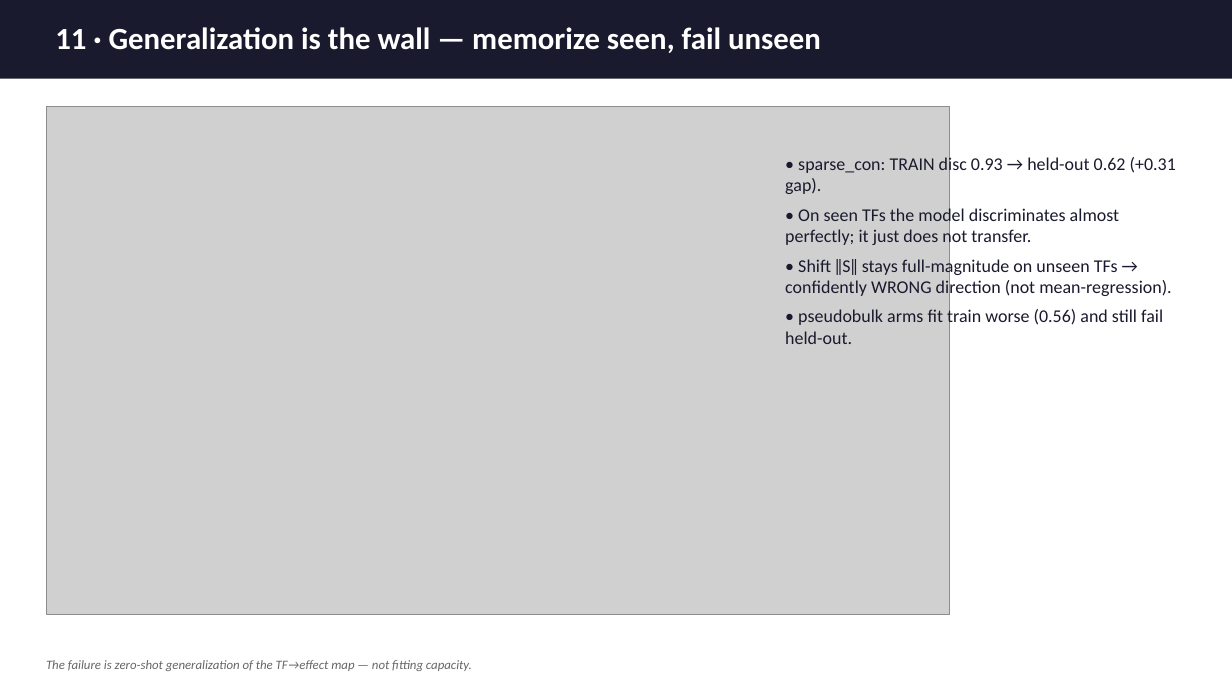
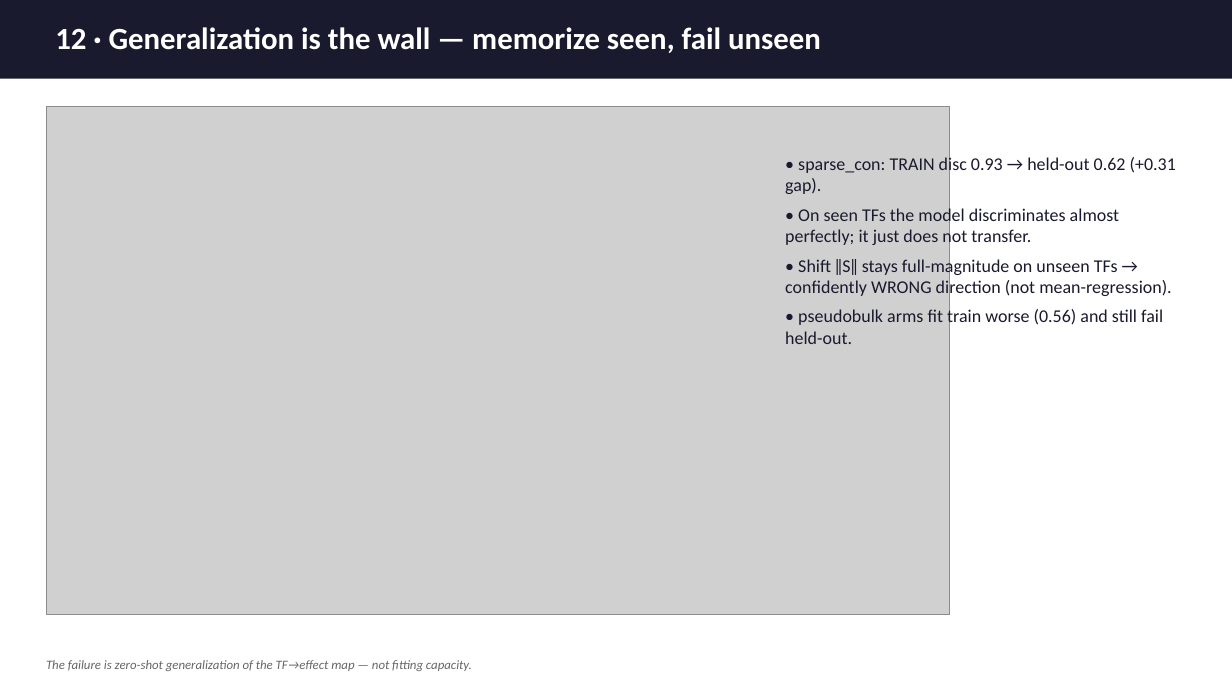
Before and after one commit to goodarzilab/scCausalRL, a slide deck: slide 12 of slides/exp20_load_bearing.pptx (slide 11 before the commit). Drawn at 1232x693 pixels with LibreOffice and Linux fonts; fonts in the diff are those of the drawing; grey boxes stand for pictures. Boxes give left, top, right and bottom in pixels: in the first picture for what was removed or moved away, otherwise in the second. Text is boxed around its words. In the diff, an @@ line names an element or a change of style, - is before the commit and + after.

```diff
--- a/slides/exp20_load_bearing.pptx
+++ b/slides/exp20_load_bearing.pptx
@@ text at <box>55,27,821,53</box>: text changed @@
-11 · Generalization is the wall — memorize seen, fail unseen
+12 · Generalization is the wall — memorize seen, fail unseen
```
Also in this commit, not shown: 8 other slides changed, 1 slide added, 10 other files.
